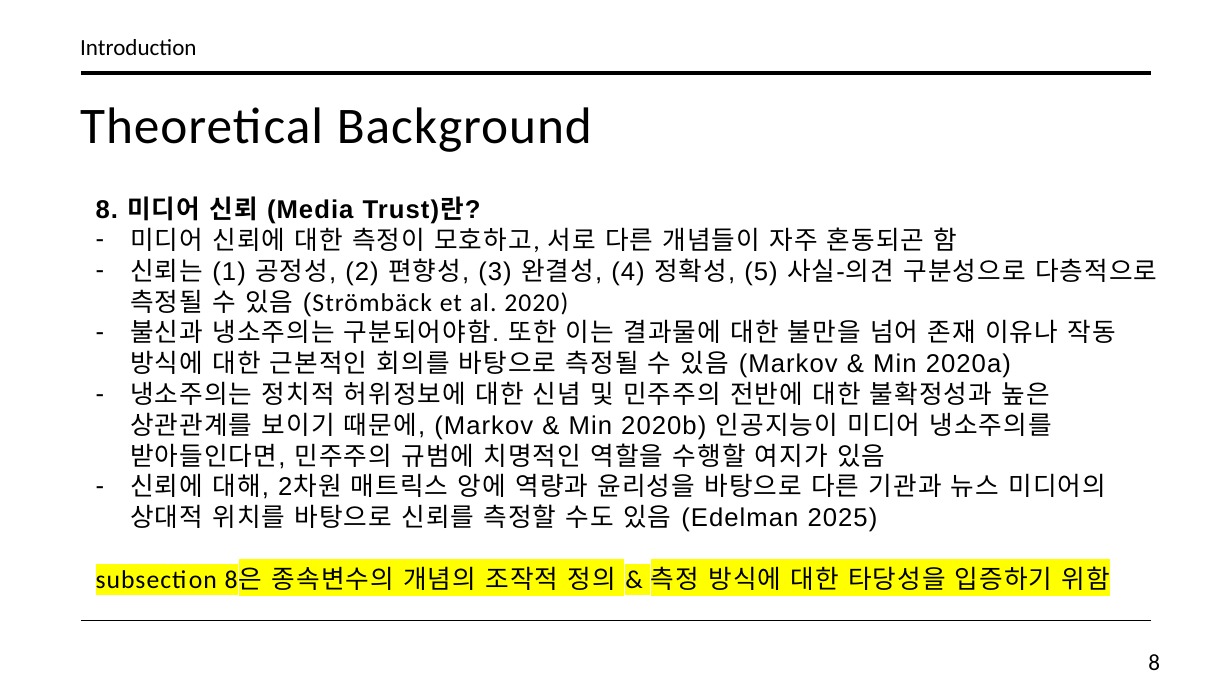
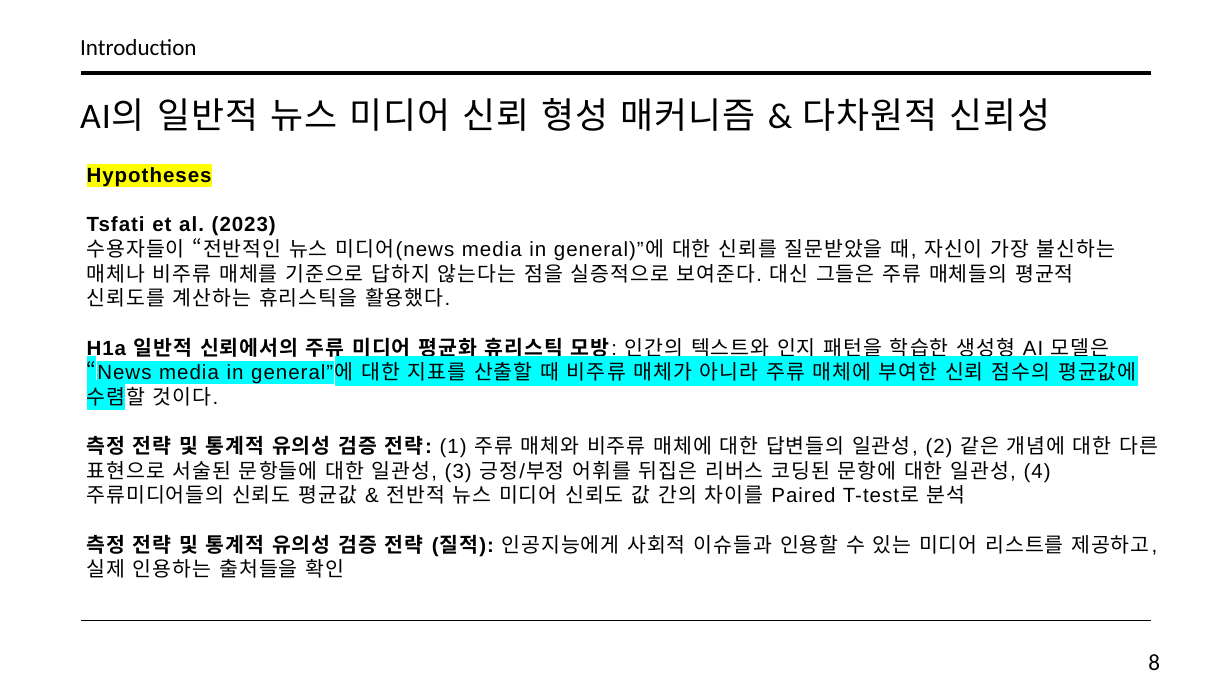
Before and after one commit to SongJongbeen/26-1, a slide deck: slide 8 of mac539/term-paper/Do Machines Trust the News Slide (Final).pptx. Drawn at 1232x693 pixels with LibreOffice and Linux fonts; fonts in the diff are those of the drawing. Boxes give left, top, right and bottom in pixels: in the first picture for what was removed or moved away, otherwise in the second. Text is boxed around its words. In the diff, an @@ line names an element or a change of style, - is before the commit and + after.

```diff
--- a/mac539/term-paper/Do Machines Trust the News Slide (Final).pptx
+++ b/mac539/term-paper/Do Machines Trust the News Slide (Final).pptx
@@ text at box(80, 98, 1051, 131): text changed; size 40 to 28 pt @@
-Theoretical Background
+AI의 일반적 뉴스 미디어 신뢰 형성 매커니즘 & 다차원적 신뢰성
@@ text at box(87, 167, 1158, 578): text changed; size 20 to 16 pt @@
-8. 미디어 신뢰 (Media Trust)란?
-– 미디어 신뢰에 대한 측정이 모호하고, 서로 다른 개념들이 자주 혼동되곤 함
-– 신뢰는 (1) 공정성, (2) 편향성, (3) 완결성, (4) 정확성, (5) 사실-의견 구분성으로 다층적으로 측정될 수 있음 (Strömbäck et al. 2020)
-– 불신과 냉소주의는 구분되어야함. 또한 이는 결과물에 대한 불만을 넘어 존재 이유나 작동 방식에 대한 근본적인 회의를 바탕으로 측정될 수 있음 (Markov & Min 2020a)
-– 냉소주의는 정치적 허위정보에 대한 신념 및 민주주의 전반에 대한 불확정성과 높은 상관관계를 보이기 때문에, (Markov & Min 2020b) 인공지능이 미디어 냉소주의를 받아들인다면, 민주주의 규범에 치명적인 역할을 수행할 여지가 있음
-– 신뢰에 대해, 2차원 매트릭스 앙에 역량과 윤리성을 바탕으로 다른 기관과 뉴스 미디어의 상대적 위치를 바탕으로 신뢰를 측정할 수도 있음 (Edelman 2025)
-subsection 8은 종속변수의 개념의 조작적 정의 & 측정 방식에 대한 타당성을 입증하기 위함
+Hypotheses
+Tsfati et al. (2023)
+수용자들이 “전반적인 뉴스 미디어(news media in general)”에 대한 신뢰를 질문받았을 때, 자신이 가장 불신하는 매체나 비주류 매체를 기준으로 답하지 않는다는 점을 실증적으로 보여준다. 대신 그들은 주류 매체들의 평균적 신뢰도를 계산하는 휴리스틱을 활용했다.
+H1a 일반적 신뢰에서의 주류 미디어 평균화 휴리스틱 모방: 인간의 텍스트와 인지 패턴을 학습한 생성형 AI 모델은 “News media in general”에 대한 지표를 산출할 때 비주류 매체가 아니라 주류 매체에 부여한 신뢰 점수의 평균값에 수렴할 것이다.
+측정 전략 및 통계적 유의성 검증 전략: (1) 주류 매체와 비주류 매체에 대한 답변들의 일관성, (2) 같은 개념에 대한 다른 표현으로 서술된 문항들에 대한 일관성, (3) 긍정/부정 어휘를 뒤집은 리버스 코딩된 문항에 대한 일관성, (4) 주류미디어들의 신뢰도 평균값 & 전반적 뉴스 미디어 신뢰도 값 간의 차이를 Paired T-test로 분석
+측정 전략 및 통계적 유의성 검증 전략 (질적): 인공지능에게 사회적 이슈들과 인용할 수 있는 미디어 리스트를 제공하고, 실제 인용하는 출처들을 확인
```
Also in this commit, not shown: 13 other slides changed, 11 slides added, 11 slides removed, 12 other files.
